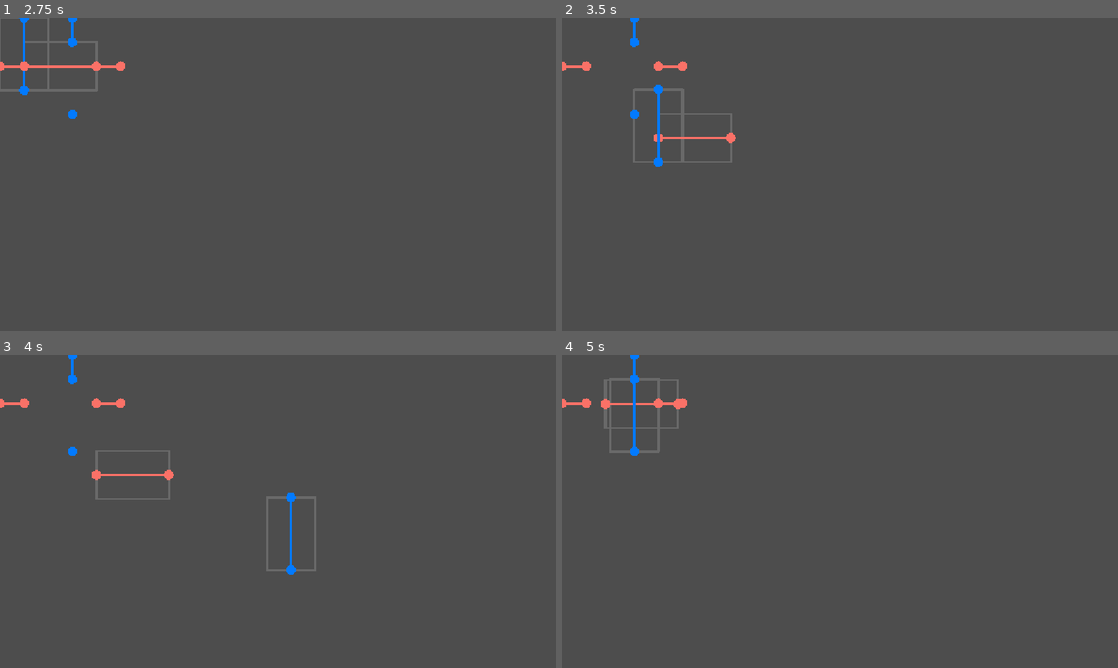
Above: before the commit, frames 1-4 (two rows, left to right).
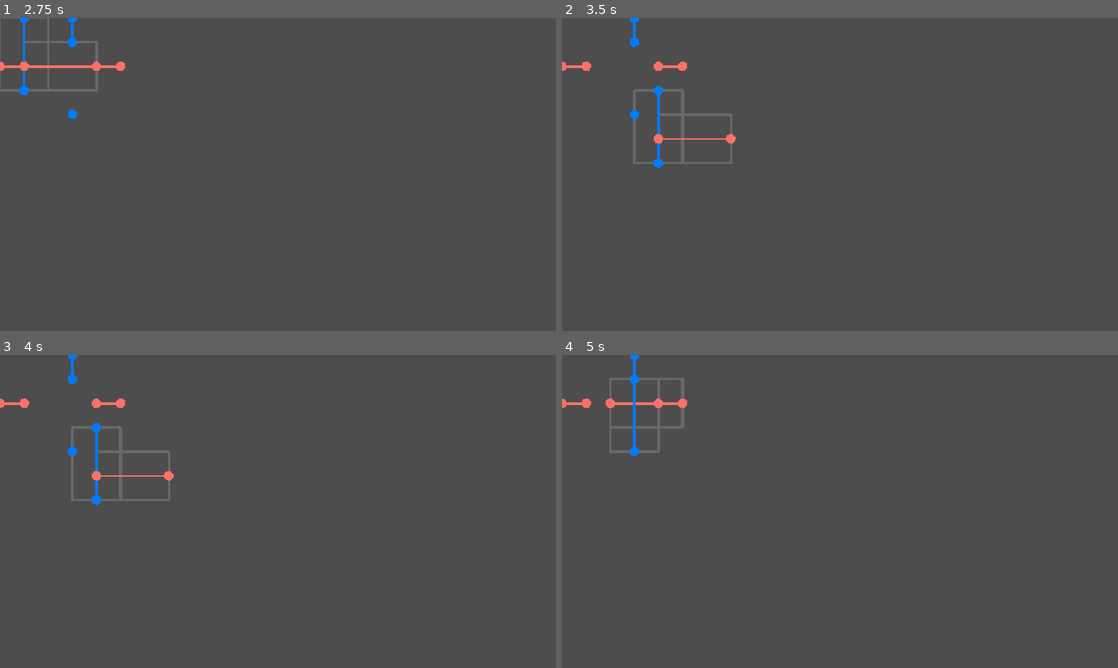
Above: after the commit, the same moments.

Repository: WishingWillow/photoshop-game
Game: Godot game, scene res://Tests/simple_circuit_test.tscn
Two runs of this game, one before a commit and one after it. Both use one fixed random seed, a clock stepped at 60 frames per second and the inputs below. This scene is started directly instead of the project's main scene.
Inputs (mouse positions are in pixels of both pictures, inside the frame that each line leads up to):
- Up to frame 1 (2.75 s): tap Enter at 0.5, 2 s; move the mouse to (400, 158) at 0.52 s; hold Middle mouse button (camera_drag_mod) 0.53-1.25 s; click (400, 158) at 0.67 s; tap Space at 1.25 s; drag from (166, 190) to (250, 237) at 1.27 s; move the mouse to (333, 105) at 2.02 s; hold Middle mouse button (camera_drag_mod) from 2.03 s (still down); click (333, 105) at 2.17 s
- Up to frame 2 (3.5 s): release Middle mouse button (camera_drag_mod) at 2.75 s; tap Space at 2.75 s; drag from (584, 43) to (673, 127) at 2.77 s
- Up to frame 3 (4 s): drag from (72, 426) to (305, 511) at 3.52 s
- Up to frame 4 (5 s): drag from (673, 464) to (612, 380) at 4.27 s

Frame 1 is identical in both runs. In frame 2, 0.3% of the frame differs, in the area x 12-32%, y 21-48%; in frame 3, 1.2%, in the area x 12-57%, y 21-71%; in frame 4, 0.4%.

Commit message:
fixing z index and snapping to play grid

Diff:
--- a/Scripts/Global/consts.gd
+++ b/Scripts/Global/consts.gd
@@ -26,3 +26,5 @@
 	A = Color(0.2, 0.2, 0.2),
 	B = Color(0.27, 0.27, 0.27),
 }
+
+enum ZIndex {BACKGROUND = -3, LEVEL_BACKGROUND = -2, LAYER_BORDER = -1, WIRE = 0, CAP = 1}
--- a/Scripts/abstract_layer.gd
+++ b/Scripts/abstract_layer.gd
@@ -20,3 +20,11 @@
 	if event.is_action_released("drag"):
 		mouse_down = false
 		Mouse.unfollow_mouse(self)
+		snap_to_playspace()
+
+func snap_to_playspace() -> void:
+	@warning_ignore_start("narrowing_conversion")
+	var play_x_coord := snappedi(position.x, Consts.UNIT_SCALE)
+	var play_y_coord := snappedi(position.y, Consts.UNIT_SCALE)
+	@warning_ignore_restore("narrowing_conversion")
+	position = Vector2(play_x_coord, play_y_coord)
--- a/Scripts/circuit_cap.gd
+++ b/Scripts/circuit_cap.gd
@@ -20,6 +20,8 @@
 	default_layer_position = pos
 	layer_position = pos
 	color = col
+	z_index = Consts.ZIndex.CAP
+	z_as_relative = false
 
 
 static func copy(cap : CircuitCap) -> CircuitCap:
--- a/Scripts/circuit_segment.gd
+++ b/Scripts/circuit_segment.gd
@@ -30,3 +30,6 @@
 		add_child(end_cap)
 
 	add_child(line)
+
+	z_index = Consts.ZIndex.WIRE
+	z_as_relative = false
--- a/Scripts/layer.gd
+++ b/Scripts/layer.gd
@@ -55,7 +55,8 @@
 	outline.closed = true
 	outline.default_color = Color.DIM_GRAY
 	# make sure outline renders behind wires
-	outline.z_index = -1
+	outline.z_index = Consts.ZIndex.LAYER_BORDER
+	outline.z_as_relative = false
 	adjusted_node.add_child(outline)
 
 	# configure mouse detection
--- a/Scripts/playspace.gd
+++ b/Scripts/playspace.gd
@@ -15,7 +15,8 @@
 
 func _ready() -> void:
 	# grid should draw under all other elements
-	z_index = -2
+	z_index = Consts.ZIndex.BACKGROUND
+	z_as_relative = false
 	queue_redraw()
 
 func _draw() -> void:
--- a/playspace.tscn
+++ b/playspace.tscn
@@ -2,6 +2,7 @@
 
 [ext_resource type="Script" uid="uid://bbo6xxrspebam" path="res://Scripts/playspace.gd" id="1_altua"]
 [ext_resource type="Script" uid="uid://b4og7va0hatyf" path="res://Scripts/bounded_camera.gd" id="2_6ity8"]
+[ext_resource type="PackedScene" uid="uid://uo014v70qrti" path="res://Tests/drag_test.tscn" id="3_6ity8"]
 
 [node name="Playspace" type="Node2D" unique_id=263223627]
 z_index = -2
@@ -12,3 +13,5 @@
 limit_enabled = false
 editor_draw_drag_margin = true
 script = ExtResource("2_6ity8")
+
+[node name="test2" parent="." unique_id=2127906253 instance=ExtResource("3_6ity8")]
